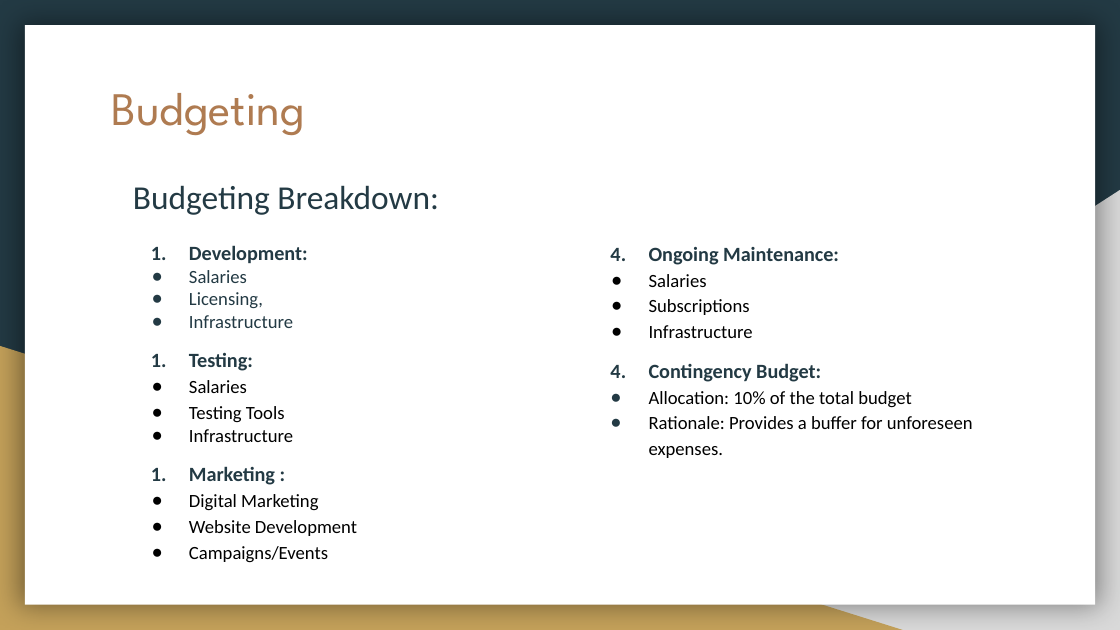
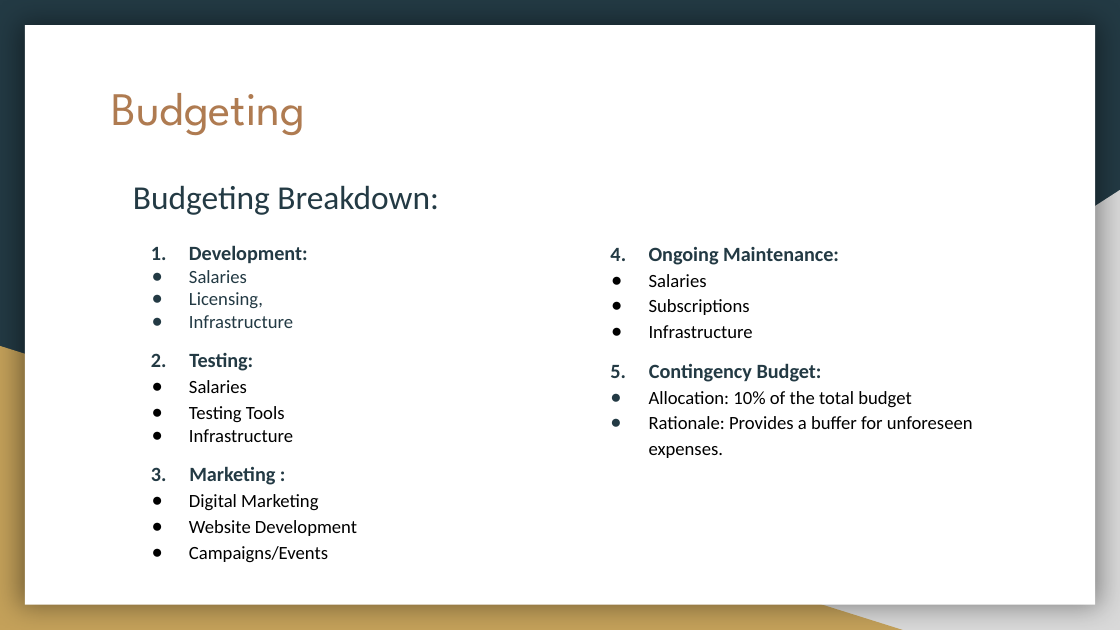
Before and after one commit to nayansorarhiya/SOEN6841_Project, a slide deck: slide 16 of Group6.pptx. Drawn at 1120x630 pixels with LibreOffice and Linux fonts; fonts in the diff are those of the drawing. Boxes give left, top, right and bottom in pixels: in the first picture for what was removed or moved away, otherwise in the second. Text is boxed around its words. In the diff, an @@ line names an element or a change of style, - is before the commit and + after.

```diff
--- a/Group6.pptx
+++ b/Group6.pptx
@@ text at [151, 353, 253, 371]: text changed @@
-1. Testing:
+2. Testing:
@@ text at [610, 363, 822, 382]: text changed @@
-4. Contingency Budget:
+5. Contingency Budget:
@@ text at [151, 466, 275, 485]: text changed @@
-1. Marketing :
+3. Marketing :
```
Also in this commit, not shown: 2 other slides changed.
